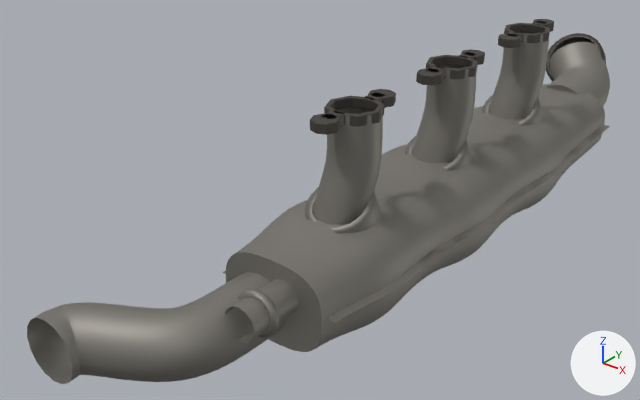
A saved change to the glTF model public/parts/heat-exchanger-right.glb.
Before and after are seen from a camera (50 mm lens) standing at (549.0, -575.0, 127.0) and looking at (158.0, -86.0, -176.0). Lighting does not change. The marker at lower right points along +X, +Y and +Z. The first picture is the older version. Where no turn or scale is listed for an object, it has been applied to the vertices. Vertices at exactly the same position are counted once.

Before the edit, the objects in view are built like this:
```python
me_mesh_0 = bpy.data.meshes.new('Mesh_0')
me_mesh_0.from_pydata(...)  # 4604 vertices, 8688 faces; spans x -80.0..80.0, y -308.0..308.0, z -76.0..76.0
me_mesh_0.materials.append(mat_aluminized)  # grey #8e8b84
me_mesh_1 = bpy.data.meshes.new('Mesh_1')
me_mesh_1.from_pydata(...)  # 1440 vertices, 2784 faces; spans x -37.0..37.0, y -234.0..234.0, z -50.0..50.0
me_mesh_1.materials.append(mat_heatsteel)  # dark grey #5b5752
ob_heat_exchanger_right_aluminized = bpy.data.objects.new('heat-exchanger-right:aluminized', me_mesh_0)
ob_heat_exchanger_right_aluminized.location = (206.3, -25.8, -140.4)
ob_heat_exchanger_right_heatsteel = bpy.data.objects.new('heat-exchanger-right:heatSteel', me_mesh_1)
ob_heat_exchanger_right_heatsteel.location = (217.6, 47.3, -113.3)
```
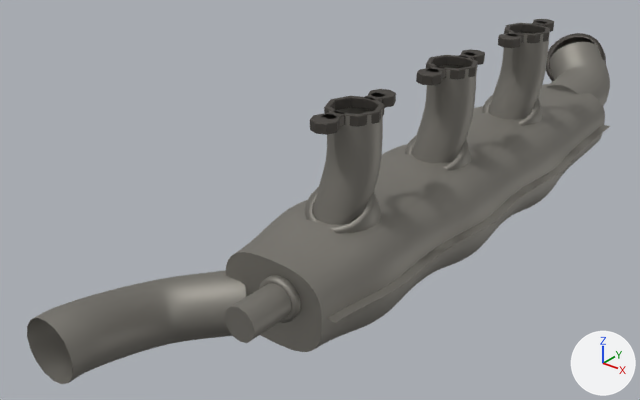
Where the newer file only moved an object's origin or applied its transform, the numbers keep the older frame.

Boxes (x1, y1, x2, y2) around the edits, measured in the pictures (640 x 400 px; the box of a moved part takes in the faces that stretch with it):
part 1 of me_mesh_0, deleted
    before: (238, 288, 279, 338)
part 2 of me_mesh_0, moved or reshaped
    before: (27, 272, 299, 384)
    after: (27, 270, 301, 384)

Diff of the bpy script that builds the scene:
```diff
--- a/public/parts/heat-exchanger-right.glb.py
+++ b/public/parts/heat-exchanger-right.glb.py
@@ me_mesh_0 @@
 # used by ob_heat_exchanger_right_aluminized; location = (206.3, -25.8, -140.4)
-me_mesh_0.from_pydata(...)  # 4604 vertices, 8688 faces; spans x -80.0..80.0, y -308.0..308.0, z -76.0..76.0
+me_mesh_0.from_pydata(...)  # 4618 vertices, 8736 faces; spans x -79.0..80.0, y -308.0..308.0, z -80.0..76.0
+# me_mesh_0 part 1: the loose piece of 72 vertices spanning x 17.0..47.0, y -223.0..-218.0, z -42.0..-11.0 is deleted
+# me_mesh_0 part 2: 213 vertices moved from x -80.0..44.0, y -307.0..-203.0, z -67.0..-15.0 to x -79.0..44.0, y -304.0..-203.0, z -74.0..-15.0; 342 vertices removed from x -65.0..44.0, y -298.0..-183.0, z -67.0..-15.0; 428 vertices added at x -78.0..47.0, y -298.0..-169.0, z -80.0..-11.0
 me_mesh_0.materials.append(mat_aluminized)
```
